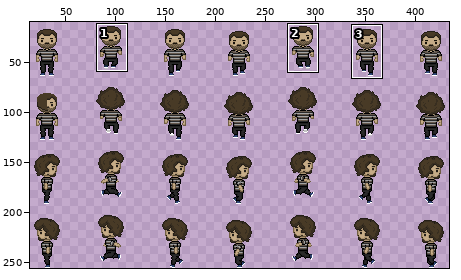
Sprite sheet, stored at build/assets/ibrahim.png. Above, an overview of the earlier version with the close-up marked.
Close-up. Before the edit:
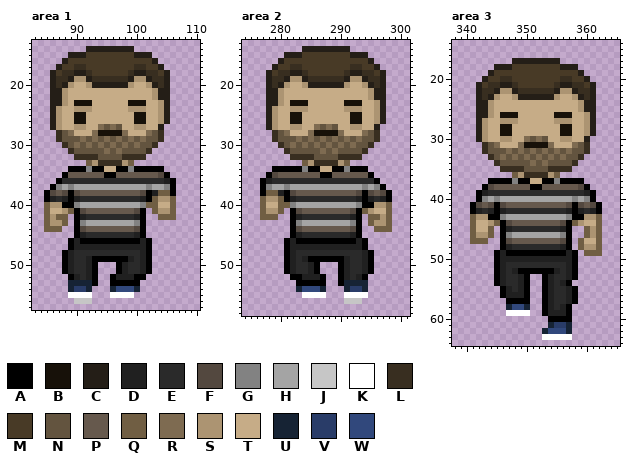
The file is 512x256 pixels. Colours within 5 levels of each other are drawn and written as one. Shown: area 1: x 83..110, y 13..57; area 2: x 274..301, y 13..58; area 3: x 338..365, y 14..64. The wide view leaves out empty margins. The commit also changed other parts of the picture, which this record leaves out.
Palette (. is transparent): A #000000  B #171109  C #241e17  D #202020  E #2a2a2a  F #53483f  G #828282  H #a4a4a4  J #c6c6c6  K #ffffff  L #382e20  M #483a26  N #63543f  P #66594d  Q #705e43  R #7e6b51  S #ac9472  T #c6ac87  U #162334  V #293c68  W #31487c
Pixels before, area 1, first column x 85:
14 .......CCCCCCCC.......
15 ....CCCMMMMMMMMCCC....
16 ...CMMMMMMMMMMMMMMC...
17 ..CMMLLMMMMMMMMLLMMC..
18 .CMLLCCLMMMMMMLCCLLMC.
19 .CLLCSSCLLLLLLCSSCLLC.
20 .CLCSTTSCCCCCCSTTSCLC.
21 .CCSTTTTTTTTTTTTTTSCC.
22 .CCSTTTTTTTTTTTTTTSCC.
23 .CCSTBBBTTTTTTBBBTTSC.
24 .CSTTSSSTTTTTTSSSTTSC.
25 .CSTTBBTTTTTTTTBBTTSC.
26 .CSTTBBTTTTTTTTBBTTSC.
27 .CSTTSSTTRNRNTTSSTTC..
28 ..LNRTTTRBBBBRTTTRNL..
29 ..LNNNRNRNRNRNRNRNNL..
30 ...LNRNRNRNRNRNRNNL...
31 ....LNNNNNRNRNNNNL....
32 .....LLLLNNNNLLLL.....
33 .......QSLLLLSQ.......
34 ....AAAGAATTAAGAAAAA..
35 ...APPPPPPAAPPPPPPPFA.
36 ..AEEEEEEEEEEEEEEEEEDA
37 .AGHGHHHHHHHHHHHHGHHGA
38 AFPFAFPPPPPPPPPPFADQQA
39 ADEDADEEEEEEEEEEDAQSSQ
40 QSSAAGHHHHHHHHHHGQQTTQ
41 QTTSQAFPPPPPPPPFA.QSSQ
42 QSQQ.ADEEEEEEEEDA..QQQ
43 QSSQ.AGHHHHHHHHGA.....
44 QQQ..AFPPPPPPPPFA.....
45 .....ADEEEEEEEEDA.....
46 ....ADAAAAAAAAAADA....
47 ....ADDDDDDDDDDDDA....
48 ...ADEEEEEEEEEEEDA....
49 ...ADEEDAAAAAADEDA....
50 ...ADEEDA...ADEEDA....
51 ...ADEEDA...ADEEDA....
52 ....ADEDA..ADDDAA.....
53 ....UUUUA..AAAAA......
54 ....UVVU...UWWWU......
55 ....KKKK...KKKK.......
56 .....JJJ..............
Pixels before, area 2, first column x 277:
14 .......CCCCCCCC.......
15 ....CCCMMMMMMMMCCC....
16 ...CMMMMMMMMMMMMMMC...
17 ..CMMLLMMMMMMMMLLMMC..
18 .CMLLCCLMMMMMMLCCLLMC.
19 .CLLCSSCLLLLLLCSSCLLC.
20 .CLCSTTSCCCCCCSTTSCLC.
21 .CCSTTTTTTTTTTTTTTSCC.
22 .CCSTTTTTTTTTTTTTTSCC.
23 .CCSTBBBTTTTTTBBBTTSC.
24 .CSTTSSSTTTTTTSSSTTSC.
25 .CSTTBBTTTTTTTTBBTTSC.
26 .CSTTBBTTTTTTTTBBTTSC.
27 .CSTTSSTTRNRNTTSSTTC..
28 ..LNRTTTRBBBBRTTTRNL..
29 ..LNNNRNRNRNRNRNRNNL..
30 ...LNRNRNRNRNRNRNNL...
31 ....LNNNNNRNRNNNNL....
32 .....LLLLNNNNLLLL.....
33 .......QSLLLLSQ.......
34 ..AAAAAGAATTAAGAAA....
35 .AFPPPPPPPAAPPPPPPA...
36 ADEEEEEEEEEEEEEEEEEA..
37 AGHHGHHHHHHHHHHHHGHGA.
38 AQQDAFPPPPPPPPPPFAFPFA
39 QSSQADEEEEEEEEEEDADEDA
40 QTTQQGHHHHHHHHHHGAASSQ
41 QSSQ.AFPPPPPPPPFAQSTTQ
42 QQQ..ADEEEEEEEEDA.QQSQ
43 .....AGHHHHHHHHGA.QSSQ
44 .....AFPPPPPPPPFA..QQQ
45 .....ADEEEEEEEEDA.....
46 ....ADAAAAAAAAAADA....
47 ....ADDDDDDDDDDDDA....
48 ....ADEEEEEEEEEEEDA...
49 ....ADEDAAAAAADEEDA...
50 ....ADEEDA...ADEEDA...
51 ....ADEEDA...ADEEDA...
52 .....AADDDA..ADEDA....
53 ......AAAAA..AUUUU....
54 ......UWWWU...UVVU....
55 .......KKKK...KKKK....
56 ..............JJJ.....
Pixels before, area 3, first column x 341:
17 .......CCCCCCCC.......
18 ....CCCMMMMMMMMCCC....
19 ...CMMMMMMMMMMMMMMC...
20 ..CMMLLMMMMMMMMLLMMC..
21 .CMLLCCLMMMMMMLCCLLMC.
22 .CLLCSSCLLLLLLCSSCLLC.
23 .CLCSTTSCCCCCCSTTSCLC.
24 .CCSTTTTTTTTTTTTTTSCC.
25 .CCSTTTTTTTTTTTTTTSCC.
26 .CCSTBBBTTTTTTBBBTTSC.
27 .CSTTSSSTTTTTTSSSTTSC.
28 .CSTTBBTTTTTTTTBBTTSC.
29 .CSTTBBTTTTTTTTBBTTSC.
30 .CSTTSSTTRNRNTTSSTTC..
31 ..LNRTTTRBBBBRTTTRNL..
32 ..LNNNRNRNRNRNRNRNNL..
33 ...LNRNRNRNRNRNRNNL...
34 ....LNNNNNRNRNNNNL....
35 .....LLLLNNNNLLLL.....
36 .......QSLLLLSQ.......
37 ...AAAAGAATTAAGAAAA...
38 ..AFPPPPPPAAPPPPPPFA..
39 .ADEEEEEEEEEEEEEEEEDA.
40 .AGHGHHHHHHHHHHHHGHGA.
41 AFPFAFPPPPPPPPPPFAFPFA
42 ADEDADEEEEEEEEEEDADEDA
43 QSSAAGHHHHHHHHHHGAASSQ
44 QTTSQAFPPPPPPPPFAQSTTQ
45 QTTQ.ADEEEEEEEEDA..QSQ
46 QSSQ.AGHHHHHHHHGA..QSQ
47 QQQ..AFPPPPPPPPFA.QTTQ
48 .....ADEEEEEEEEDA.QSSQ
49 ....ADAAAAAAAAAADA.QQQ
50 ....ADDDDDDDDDDDDA....
51 ....ADEEEEEEEEEEDA....
52 ....ADEDAAAAAADEDA....
53 ....ADEEDA..ADEEDA....
54 ....ADEEDA..ADEDA.....
55 .....ADEDA..ADEEDA....
56 .....ADDDA..ADEEDA....
57 ......AAAA..ADEEDA....
58 ......UWWU..ADEDA.....
59 ......KKKK..ADDDA.....
60 .............AAAA.....
61 .............UVVU.....
62 ............UWWWU.....
63 ............KKKKK.....
New version:
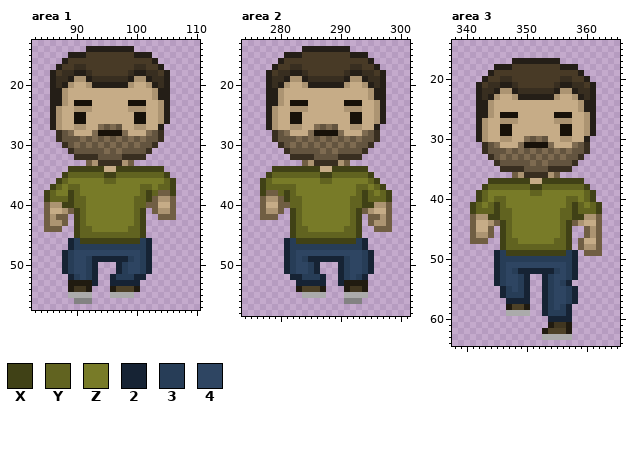
Colours new in this view: X #404116  Y #616320  Z #787b28  2 #162334  3 #273d57  4 #2e4562
Edits made:
colour K: #ffffff -> #ababab
colour U: #162334 -> #201b10
colour V: #293c68 -> #403620
colour W: #31487c -> #4d4127
Area 1:
y 34: x 89..94 AAAGAA -> XXXXXX; x 97..104 AAGAAAAA -> XXXXXXXX
y 35: x 88..105 APPPPPPAAPPPPPPPFA -> XYYYYYYXXYYYYYYYYX
y 36: x 87..106 AEEEEEEEEEEEEEEEEEDA -> XYZZZZZZYYZZZZZZZZYX
y 37: x 86..106 AGHGHHHHHHHHHHHHGHHGA -> XYZYYZZZZZZZZZZYYZYYX
y 38: x 85..103 AFPFAFPPPPPPPPPPFAD -> XYZZXYZZZZZZZZZZYXY; x 106 A -> X
y 39: x 85..102 ADEDADEEEEEEEEEEDA -> XYYYXYYZZZZZZZZYYX
y 40: x 88..101 AAGHHHHHHHHHHG -> XXYYZZZZZZZZYY
y 41: x 90..101 AFPPPPPPPPFA -> XYZZZZZZZZYX
y 42: x 90..101 ADEEEEEEEEDA -> XYZZZZZZZZYX
y 43: x 90..101 AGHHHHHHHHGA -> XYZZZZZZZZYX
y 44: x 90..101 AFPPPPPPPPFA -> XYYZZZZZZYYX
y 45: x 90..101 ADEEEEEEEEDA -> XYYYYYYYYYYX
y 46: x 89..102 ADAAAAAAAAAADA -> 23XXXXXXXXXX32
y 47: x 89..102 ADDDDDDDDDDDDA -> 23333333333332
y 48: x 88..102 ADEEEEEEEEEEEDA -> 234444444444432
y 49: x 88..102 ADEEDAAAAAADEDA -> 234432222223432
y 50..51: x 88..93 ADEEDA -> 234432; x 97..102 ADEEDA -> 234432
y 52: x 89..93 ADEDA -> 23432; x 96..101 ADDDAA -> 233322
y 53: x 93 A -> 2; x 96..100 AAAAA -> 22222
y 56: x 90..92 JJJ -> GGG
Area 2:
y 34: x 279..286 AAAAAGAA -> XXXXXXXX; x 289..294 AAGAAA -> XXXXXX
y 35: x 278..295 AFPPPPPPPAAPPPPPPA -> XYYYYYYYYXXYYYYYYX
y 36: x 277..296 ADEEEEEEEEEEEEEEEEEA -> XYZZZZZZZZYYZZZZZZYX
y 37: x 277..297 AGHHGHHHHHHHHHHHHGHGA -> XYYYYYZZZZZZZZZZYYZYX
y 38: x 277 A -> X; x 280..298 DAFPPPPPPPPPPFAFPFA -> YXYZZZZZZZZZZYXYZYX
y 39: x 281..298 ADEEEEEEEEEEDADEDA -> XYYZZZZZZZZYYXYYYX
y 40: x 282..295 GHHHHHHHHHHGAA -> YYZZZZZZZZYYXX
y 41: x 282..293 AFPPPPPPPPFA -> XYZZZZZZZZYX
y 42: x 282..293 ADEEEEEEEEDA -> XYZZZZZZZZYX
y 43: x 282..293 AGHHHHHHHHGA -> XYZZZZZZZZYX
y 44: x 282..293 AFPPPPPPPPFA -> XYYZZZZZZYYX
y 45: x 282..293 ADEEEEEEEEDA -> XYYYYYYYYYYX
y 46: x 281..294 ADAAAAAAAAAADA -> 23XXXXXXXXXX32
y 47: x 281..294 ADDDDDDDDDDDDA -> 23333333333332
y 48: x 281..295 ADEEEEEEEEEEEDA -> 234444444444432
y 49: x 281..295 ADEDAAAAAADEEDA -> 234322222234432
y 50..51: x 281..286 ADEEDA -> 234432; x 290..295 ADEEDA -> 234432
y 52: x 282..287 AADDDA -> 223332; x 290..294 ADEDA -> 23432
y 53: x 283..287 AAAAA -> 22222; x 290 A -> 2
y 56: x 291..293 JJJ -> GGG
Area 3:
y 37: x 344..350 AAAAGAA -> XXXXXXX; x 353..359 AAGAAAA -> XXXXXXX
y 38: x 343..360 AFPPPPPPAAPPPPPPFA -> XYYYYYYYXXYYYYYYYX
y 39: x 342..361 ADEEEEEEEEEEEEEEEEDA -> XYZZZZZZZYYZZZZZZZYX
y 40: x 342..361 AGHGHHHHHHHHHHHHGHGA -> XYZYYZZZZZZZZZZYYZYX
y 41: x 341..362 AFPFAFPPPPPPPPPPFAFPFA -> XYZYXYZZZZZZZZZZYXYZYX
y 42: x 341..362 ADEDADEEEEEEEEEEDADEDA -> XYYYXYYZZZZZZZZYYXYYYX
y 43: x 344..359 AAGHHHHHHHHHHGAA -> XXYYZZZZZZZZYYXX
y 44: x 346..357 AFPPPPPPPPFA -> XYZZZZZZZZYX
y 45: x 346..357 ADEEEEEEEEDA -> XYZZZZZZZZYX
y 46: x 346..357 AGHHHHHHHHGA -> XYZZZZZZZZYX
y 47: x 346..357 AFPPPPPPPPFA -> XYYZZZZZZYYX
y 48: x 346..357 ADEEEEEEEEDA -> XYYYYYYYYYYX
y 49: x 345..358 ADAAAAAAAAAADA -> 23XXXXXXXXXX32
y 50: x 345..358 ADDDDDDDDDDDDA -> 23333333333332
y 51: x 345..358 ADEEEEEEEEEEDA -> 23444444444432
y 52: x 345..358 ADEDAAAAAADEDA -> 23432222223432
y 53: x 345..350 ADEEDA -> 234432; x 353..358 ADEEDA -> 234432
y 54: x 345..350 ADEEDA -> 234432; x 353..357 ADEDA -> 23432
y 55: x 346..350 ADEDA -> 23432; x 353..358 ADEEDA -> 234432
y 56: x 346..350 ADDDA -> 23332; x 353..358 ADEEDA -> 234432
y 57: x 347..350 AAAA -> 2222; x 353..358 ADEEDA -> 234432
y 58: x 353..357 ADEDA -> 23432
y 59: x 353..357 ADDDA -> 23332
y 60: x 354..357 AAAA -> 2222
Where, in picture pixels (left, top, right, bottom), the same in both close-ups:
changed: (44, 166, 176, 304)
changed: (260, 166, 392, 304)
changed: (470, 178, 602, 340)
